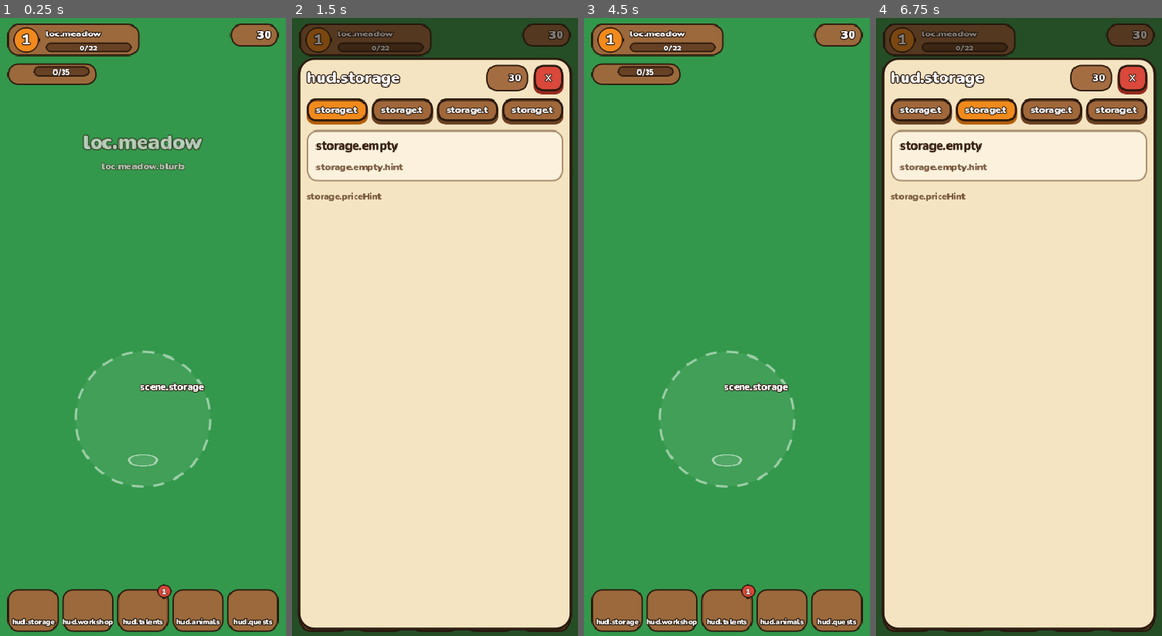
Above: before the commit, frames 1-4 (left to right).
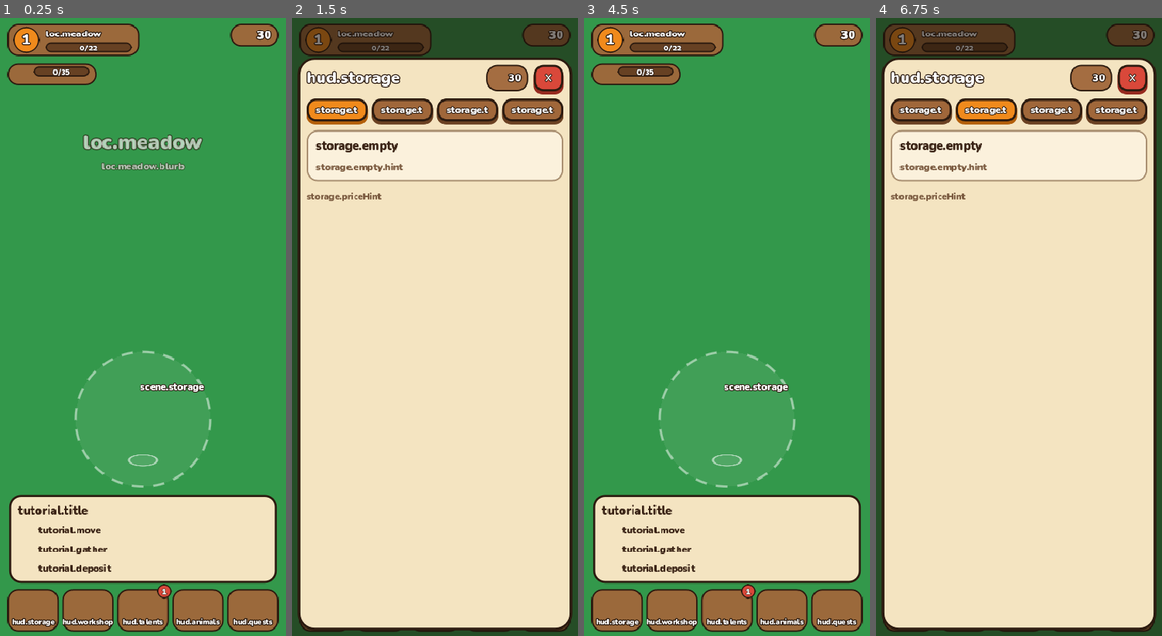
Above: after the commit, the same moments.

Repository: BaturinIgor/GameFarm
Game: Godot game, scene res://scenes/main.tscn
The game is run twice, just before and just after one commit, with the same random seed, the same clock (stepped at 60 frames per second) and the same inputs.
Inputs (mouse positions are in pixels of both pictures, inside the frame that each line leads up to):
- Up to frame 1 (0.25 s): no input
- Up to frame 2 (1.5 s): click (326, 611) at 0.52 s; click (380, 611) at 1.27 s
- Up to frame 3 (4.5 s): click (727, 611) at 2.02 s; click (781, 611) at 2.77 s; click (835, 611) at 3.52 s; click "✕" at 4.25 s
- Up to frame 4 (6.75 s): click (910, 611) at 5.02 s; click "storage.tab.materials" at 5.75 s; click "storage.tab.food" at 6.5 s

The runs differ from the first frame. In frame 1, 13% of the frame differs, in the area x 3-97%, y 77-92%; in frame 2, nothing differs; in frame 3, 13%; in frame 4, nothing differs.

Commit message:
WIP: tutorial card, shot driver for house and garden
Co-Authored-By: Claude Opus 5.5 <noreply@anthropic.com>
Claude-Session: https://claude.ai/code/session_01KB9UT2PnJvNq3jxcqRz319

Diff:
--- a/godot/scripts/debug/shot_driver.gd
+++ b/godot/scripts/debug/shot_driver.gd
@@ -4,7 +4,7 @@
 ## несёт добычу на склад, открывается окно склада. На каждом шаге - снимок.
 
 const ORIGIN := Vector2(195, 620)
-const WINDOWS := ["workshop", "talents", "animals", "quests", "level"]
+const WINDOWS := ["workshop", "talents", "animals", "quests", "level", "house", "kitchen", "garden", "trader"]
 
 var dir := "/tmp/shots"
 var main: Node
@@ -75,11 +75,9 @@
 				var w: String = WINDOWS[t / 2]
 				if t % 2 == 0 and _opened != w:
 					_opened = w
-					if w == "level":
-						if ResourceLoader.exists(Hud.LEVEL_PANEL):
-							main.hud.open_window(load(Hud.LEVEL_PANEL).new())
-					else:
-						main.hud.open_named(w)
+					var path := "res://scripts/ui/%s_panel.gd" % w
+					if ResourceLoader.exists(path):
+						main.hud.open_window(load(path).new())
 				elif t % 2 == 1 and _shot_done != w:
 					_shot_done = w
 					_shot("6_" + w)
@@ -90,8 +88,29 @@
 		5:
 			if _time > 302.0:
 				_shot("7_world_level18")
+				LevelUpOverlay.present(17, 18)
+				_step = 6
+				_time = 400.0
+		6:
+			if _time > 401.5:
+				_shot("8_level_up")
+				if LevelUpOverlay.current != null and is_instance_valid(LevelUpOverlay.current):
+					LevelUpOverlay.current.queue_free()
+				if Game.house.has_method("enter_house"):
+					Game.house.call("enter_house")
+				_step = 7
+				_time = 500.0
+		7:
+			if _time > 503.0:
+				_shot("9_home")
+				if Game.house.has_method("leave_house"):
+					Game.house.call("leave_house")
+				_step = 8
+				_time = 600.0
+		8:
+			if _time > 603.0:
+				_shot("10_meadow_door")
 				get_tree().quit()
-
 
 func _touch(p: Vector2, pressed: bool) -> void:
 	var e := InputEventMouseButton.new()
--- a/godot/scripts/ui/beds_card.gd
+++ b/godot/scripts/ui/beds_card.gd
@@ -97,7 +97,7 @@
 	b.size_flags_horizontal = Control.SIZE_EXPAND_FILL
 	b.focus_mode = Control.FOCUS_NONE
 	var fill := Color(UiKit.PARCHMENT_DEEP, 0.5) if locked else (RIPE_FILL if ripe else SOIL_FILL)
-	var border := UiKit.TONES["green"][1] if ripe else Color(UiKit.OUTLINE, 0.25 if locked else 0.6)
+	var border: Color = UiKit.TONES["green"][1] if ripe else Color(UiKit.OUTLINE, 0.25 if locked else 0.6)
 	var style := UiKit.box(fill, border, 6, 2 if ripe else 1, false)
 	style.set_content_margin_all(0)
 	for state in ["normal", "hover", "pressed", "disabled"]:
--- a/godot/scripts/ui/hud.gd
+++ b/godot/scripts/ui/hud.gd
@@ -58,6 +58,8 @@
 	_toasts.mouse_filter = Control.MOUSE_FILTER_IGNORE
 	_toasts.add_theme_constant_override("separation", 6)
 	root.add_child(_toasts)
+	if not bool(Game.save.get("tutorialDone", false)):
+		set_prompt("tutorial", _tutorial_card())
 	Game.toast.connect(_on_toast)
 	Game.level_up.connect(_on_level_up)
 	L.language_changed.connect(_refresh_texts)
@@ -179,6 +181,27 @@
 	_prompts.mouse_filter = Control.MOUSE_FILTER_IGNORE
 	_prompts.add_theme_constant_override("separation", 8)
 	root.add_child(_prompts)
+
+
+## Подсказка новичку (TutorialCard): как ходить, добывать и сдавать на склад.
+func _tutorial_card() -> Control:
+	var p := PanelContainer.new()
+	p.add_theme_stylebox_override("panel", UiKit.panel_style(16))
+	p.mouse_filter = Control.MOUSE_FILTER_IGNORE
+	var col := VBoxContainer.new()
+	col.add_theme_constant_override("separation", 6)
+	p.add_child(col)
+	col.add_child(UiKit.label(L.t("tutorial.title"), 16))
+	for row in [["paw", "tutorial.move"], ["tool_pickaxe", "tutorial.gather"], ["chest", "tutorial.deposit"]]:
+		var h := HBoxContainer.new()
+		h.add_theme_constant_override("separation", 8)
+		h.add_child(UiKit.icon(row[0], 20))
+		var l := UiKit.label(L.t(row[1]), 13)
+		l.autowrap_mode = TextServer.AUTOWRAP_WORD_SMART
+		l.size_flags_horizontal = Control.SIZE_EXPAND_FILL
+		h.add_child(l)
+		col.add_child(h)
+	return p
 
 
 ## Кнопка нижней панели (HUDButton): иконка, подпись и счётчик.
@@ -323,6 +346,8 @@
 	var tone := "red" if fraction >= 1.0 else ("orange" if fraction > 0.8 else "green")
 	(_pack_bar.get_theme_stylebox("fill") as StyleBoxFlat).bg_color = UiKit.TONES[tone][1]
 	_update_badges()
+	if _prompt_cards.has("tutorial") and bool(Game.save.get("tutorialDone", false)):
+		set_prompt("tutorial", null)
 
 
 func _refresh_texts() -> void:
--- a/godot/scripts/world/joystick.gd
+++ b/godot/scripts/world/joystick.gd
@@ -43,6 +43,10 @@
 	var tw := create_tween()
 	tw.tween_property(self, "_alpha", 1.0, 0.08)
 	queue_redraw()
+	# Первое касание - обучение пройдено
+	if not bool(Game.save.get("tutorialDone", false)):
+		Game.save["tutorialDone"] = true
+		Game.mark_dirty()
 
 
 func _move(p: Vector2) -> void:
